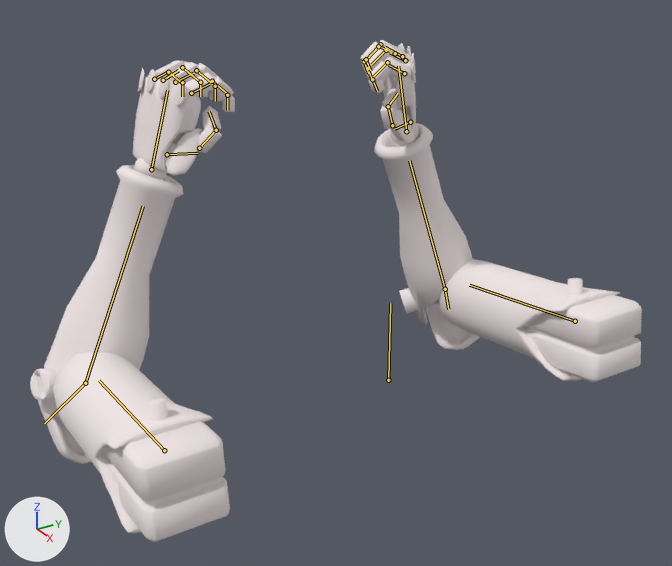
A saved change to the Blender file Assets/Meshes/Armyv6Animated.blend.
One viewpoint serves both versions: a 50 mm camera at (7.9, -6.81, 5.38) aimed at (-1.25, -1.3, 0.55). Arrows for +X, +Y and +Z are at lower left; the lights stay in place. Both versions are drawn at frame 0 of the action 'A1_Punching.001'; the numbers are the values there. The bones that bend it are drawn over the model as lines.

Names of what the first picture shows: 'ForeArm', 'ForeArmR'.
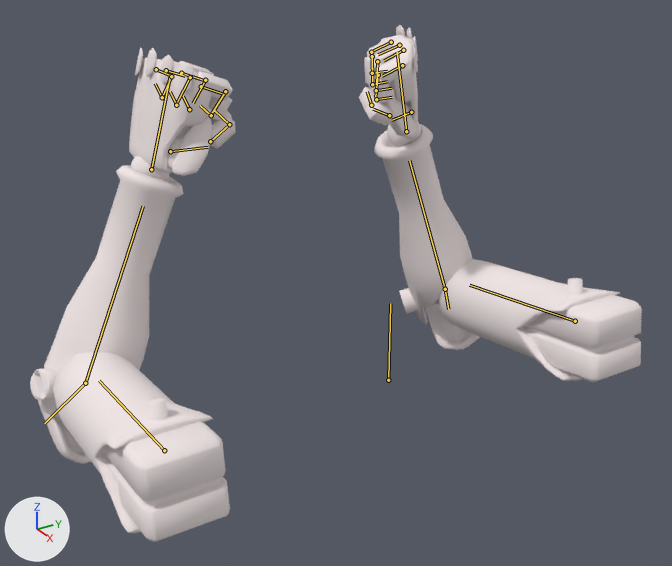
The edits, one by one:
Bone 'RHand' (bone_rhand) is rescaled from (1.0, 1.0, 1.0) to (1.2, 1.2, 1.2).
Bone 'RFinger' (bone_rfinger) moves from (0.0, 0.0, 0.0) to (0.02, -0.06, -0.02).
Bone 'RFinger' (bone_rfinger) turns from (-51, 5, -3) to (-99, 16, -6) degrees about its own x, y and z.
Bone 'RFinger.001' (bone_rfinger_001) moves from (0.0, 0.0, 0.0) to (0.02, 0.0, 0.0).
Bone 'RFinger.001' (bone_rfinger_001) turns from (-73, -1, 0) to (-68, -8, -20) degrees about its own x, y and z.
Bone 'RFinger.002' (bone_rfinger_002) turns from (-69, 0, 0) to (-95, -7, -1) degrees about its own x, y and z.
Bone 'RFinger.003' (bone_rfinger_003) moves from (0.0, 0.0, 0.0) to (0.02, -0.06, -0.02).
Bone 'RFinger.003' (bone_rfinger_003) turns from (-51, 5, -3) to (-99, 16, -6) degrees about its own x, y and z.
Bone 'RFinger.004' (bone_rfinger_004) moves from (0.0, 0.0, 0.0) to (0.02, 0.0, 0.0).
Bone 'RFinger.004' (bone_rfinger_004) turns from (-73, -1, 0) to (-71, -3, -17) degrees about its own x, y and z.
Bone 'RFinger.005' (bone_rfinger_005) turns from (-69, 0, 0) to (-96, -2, 0) degrees about its own x, y and z.
Bone 'RFinger.006' (bone_rfinger_006) moves from (0.0, 0.0, 0.0) to (0.03, -0.05, -0.02).
Bone 'RFinger.006' (bone_rfinger_006) turns from (-51, -4, 2) to (-99, 4, 8) degrees about its own x, y and z.
Bone 'RFinger.008' (bone_rfinger_008) turns from (-69, 0, 0) to (-94, 8, 3) degrees about its own x, y and z.
Bone 'RFinger.009' (bone_rfinger_009) moves from (0.0, 0.0, 0.0) to (0.03, -0.05, -0.03).
Bone 'RFinger.009' (bone_rfinger_009) turns from (-51, -7, 3) to (-99, 0, 13) degrees about its own x, y and z.
Bone 'RFinger.011' (bone_rfinger_011) turns from (-69, 0, 0) to (-83, 26, 24) degrees about its own x, y and z.
Bone 'RThumbPad' (bone_rthumbpad) moves from (0.0, 0.0, 0.0) to (0.09, 0.01, 0.03).
Bone 'RThumb' (bone_rthumb) turns from (-37, 0, 0) to (6, 26, 14) degrees about its own x, y and z.
Bone 'RThumb.001' (bone_rthumb_001) moves from (0.0, 0.0, 0.0) to (-0.05, 0.04, 0.04).
Bone 'RThumb.001' (bone_rthumb_001) turns from (0, 0, 33) to (37, -20, 35) degrees about its own x, y and z.
Bone 'LHand' (bone_lhand) is rescaled from (1.0, 1.0, 1.0) to (1.2, 1.2, 1.2).
Bone 'LFinger' (bone_lfinger) moves from (0.0, 0.0, 0.0) to (-0.01, -0.09, 0.03).
Bone 'LFinger' (bone_lfinger) turns from (58, -6, -3) to (97, -6, 2) degrees about its own x, y and z.
Bone 'LFinger.001' (bone_lfinger_001) moves from (0.0, 0.0, 0.0) to (0.02, 0.0, 0.0).
Bone 'LFinger.001' (bone_lfinger_001) turns from (57, 1, 0) to (88, 14, -30) degrees about its own x, y and z.
Bone 'LFinger.002' (bone_lfinger_002) turns from (52, 0, 0) to (95, 34, -19) degrees about its own x, y and z.
Bone 'LFinger.003' (bone_lfinger_003) moves from (0.0, 0.0, 0.0) to (-0.01, -0.09, 0.03).
Bone 'LFinger.003' (bone_lfinger_003) turns from (58, -6, -3) to (97, -6, 2) degrees about its own x, y and z.
Bone 'LFinger.004' (bone_lfinger_004) moves from (0.0, 0.0, 0.0) to (0.03, 0.0, 0.0).
Bone 'LFinger.004' (bone_lfinger_004) turns from (57, 1, 0) to (99, 4, -18) degrees about its own x, y and z.
Bone 'LFinger.005' (bone_lfinger_005) turns from (52, 0, 0) to (118, 9, -1) degrees about its own x, y and z.
Bone 'LFinger.006' (bone_lfinger_006) moves from (0.0, 0.0, 0.0) to (0.01, -0.09, 0.03).
Bone 'LFinger.006' (bone_lfinger_006) turns from (58, 4, 3) to (97, 6, 16) degrees about its own x, y and z.
Bone 'LFinger.007' (bone_lfinger_007) turns from (57, 1, 0) to (101, 0, -7) degrees about its own x, y and z.
Bone 'LFinger.008' (bone_lfinger_008) turns from (52, 0, 0) to (118, -3, 0) degrees about its own x, y and z.
Bone 'LFinger.009' (bone_lfinger_009) moves from (0.0, 0.0, 0.0) to (0.02, -0.09, 0.03).
Bone 'LFinger.009' (bone_lfinger_009) turns from (58, 8, 4) to (97, 11, 19) degrees about its own x, y and z.
Bone 'LFinger.010' (bone_lfinger_010) turns from (57, -2, -1) to (100, -9, 6) degrees about its own x, y and z.
Bone 'LFinger.011' (bone_lfinger_011) turns from (52, 0, 0) to (73, -29, 99) degrees about its own x, y and z.
Bone 'LThumbPad' (bone_lthumbpad) turns from (19, 0, 0) to (30, 3, -3) degrees about its own x, y and z.
Bone 'LThumb' (bone_lthumb) turns from (-10, 0, 0) to (-24, -24, -29) degrees about its own x, y and z.
Bone 'LThumb.001' (bone_lthumb_001) turns from (0, 0, 25) to (5, -7, 16) degrees about its own x, y and z.

Location of each change, (x1, y1, x2, y2) in pixels of the pictures (672 x 566 px):
'ForeArm', posed: before (30, 60, 235, 542); after (30, 48, 236, 542)
'ForeArmR', posed: before (360, 40, 642, 382); after (359, 25, 642, 382)
bone 'RHand', root to tip: before (406, 131) to (398, 66); after (406, 131) to (397, 52)
bone 'RFinger', root to tip: before (404, 73) to (388, 65); after (402, 65) to (382, 76)
bone 'RFinger.001', root to tip: before (387, 62) to (373, 77); after (378, 75) to (375, 97)
bone 'RFinger.002', root to tip: before (372, 79) to (377, 91); after (376, 99) to (392, 97)
bone 'RFinger.003', root to tip: before (405, 60) to (389, 52); after (403, 50) to (384, 60)
bone 'RFinger.004', root to tip: before (386, 50) to (371, 64); after (377, 61) to (376, 84)
bone 'RFinger.005', root to tip: before (367, 68) to (372, 80); after (376, 90) to (391, 88)
bone 'RFinger.006', root to tip: before (402, 56) to (385, 47); after (399, 45) to (378, 54)
bone 'RFinger.008', root to tip: before (364, 61) to (368, 73); after (372, 84) to (387, 81)
bone 'RFinger.009', root to tip: before (395, 53) to (379, 46); after (391, 42) to (372, 51)
bone 'RFinger.011', root to tip: before (366, 59) to (370, 70); after (372, 73) to (387, 71)
bone 'RThumbPad', root to tip: before (410, 122) to (394, 129); after (411, 112) to (392, 120)
bone 'RThumb', root to tip: before (392, 125) to (388, 106); after (389, 115) to (373, 109)
bone 'RThumb.001', root to tip: before (388, 106) to (398, 93); after (371, 105) to (367, 91)
bone 'LHand', root to tip: before (151, 169) to (167, 90); after (151, 169) to (170, 74)
bone 'LFinger', root to tip: before (191, 93) to (209, 84); after (201, 86) to (222, 93)
bone 'LFinger.001', root to tip: before (212, 81) to (226, 93); after (225, 91) to (212, 113)
bone 'LFinger.002', root to tip: before (227, 95) to (227, 110); after (211, 115) to (200, 105)
bone 'LFinger.003', root to tip: before (175, 82) to (193, 73); after (181, 73) to (203, 80)
bone 'LFinger.004', root to tip: before (196, 70) to (211, 82); after (205, 80) to (193, 103)
bone 'LFinger.005', root to tip: before (215, 86) to (215, 101); after (189, 109) to (183, 96)
bone 'LFinger.006', root to tip: before (163, 80) to (178, 70); after (166, 70) to (185, 76)
bone 'LFinger.007', root to tip: before (182, 67) to (199, 81); after (190, 77) to (177, 102)
bone 'LFinger.008', root to tip: before (200, 82) to (200, 96); after (176, 105) to (170, 91)
bone 'LFinger.009', root to tip: before (154, 79) to (167, 72); after (156, 69) to (170, 75)
bone 'LFinger.010', root to tip: before (168, 72) to (182, 83); after (171, 76) to (162, 97)
bone 'LFinger.011', root to tip: before (182, 82) to (182, 96); after (162, 97) to (155, 83)
bone 'LThumbPad', root to tip: before (167, 154) to (197, 153); after (170, 151) to (208, 147)
bone 'LThumb', root to tip: before (199, 148) to (216, 130); after (210, 141) to (229, 124)
bone 'LThumb.001', root to tip: before (216, 130) to (209, 111); after (229, 124) to (214, 110)
